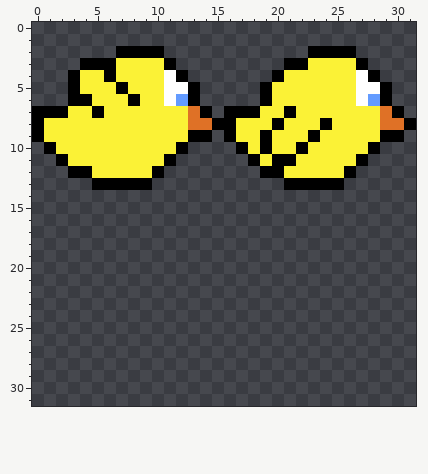
Pixel-art sprite, stored at Assets/Sprites/Bird.png. Above, as it was before the edit.
The file is 32x32 pixels.
After the commit:
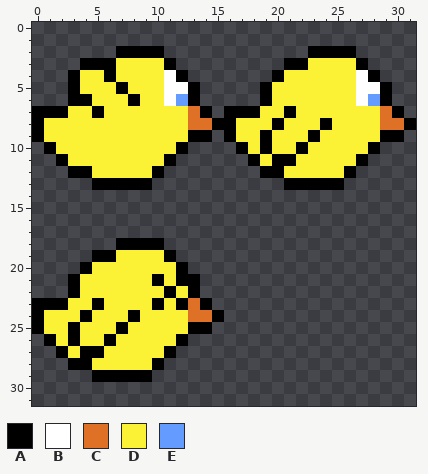
Palette (. is transparent): A #000000  B #ffffff  C #df7126  D #fbf236  E #639bff
What changed:
Colour A now appears in row 18 at x 7 to 10; in row 19 at x 5 to 6 and 11; in row 20 at x 4 and 12; in row 21 at x 3, 10 and 12 to 13; in row 22 at x 3, 11 and 13; in row 23 at x 0 to 2, 5, 10, 12 and 14.
Colour A now appears in row 24 at x 0, 4, 8 and 15; in row 25 at x 0, 3, 7 and 13 to 14; in row 26 at x 1, 3, 6 and 12; in row 27 at x 2, 4 to 5 and 11; in row 28 at x 3 to 4 and 10; in row 29 at x 5 to 9.
Colour C now appears in row 23 at x 13; in row 24 at x 13 to 14.
Colour D now appears in row 19 at x 7 to 10; in row 20 at x 5 to 11; in row 21 at x 4 to 9 and 11; in row 22 at x 4 to 10 and 12; in row 23 at x 3 to 4, 6 to 9 and 11; in row 24 at x 1 to 3, 5 to 7 and 9 to 12.
Colour D now appears in row 25 at x 1 to 2, 4 to 6 and 8 to 12; in row 26 at x 2, 4 to 5 and 7 to 11; in row 27 at x 3 and 6 to 10; in row 28 at x 5 to 9.
Changed places in both pictures, as pixel boxes (x1, y1, x2, y2):
added: (32, 238, 224, 382)
